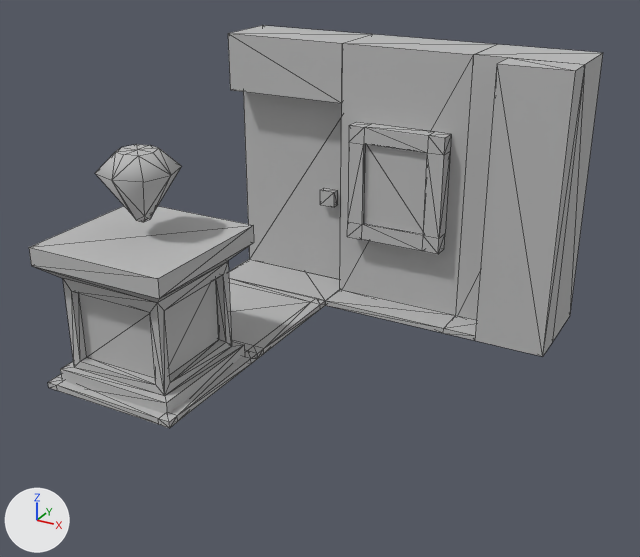
What one commit did to the Blender file meshes/building-tiles.blend.
Camera for both pictures: a camera (50 mm lens) standing at (3.54, -6.11, 3.03) and looking at (0.87, -1.27, 0.61). Lighting does not change. The marker at lower left points along +X, +Y and +Z. Mesh edges are drawn as thin lines.

The scene before the commit, as lines of its bpy script (objects in view):
```python
me_corner_mshmesh = bpy.data.meshes.new('corner_MSHMesh')
me_corner_mshmesh.from_pydata(...)  # 24 vertices, 36 faces; spans x -0.5..0.25, y 0.0..2.0, z -0.25..0.5
me_corner_mshmesh.materials.append(mat_lambert1)  # grey #bcbcbc
me_doormesh = bpy.data.meshes.new('doorMesh')
me_doormesh.from_pydata(...)  # 40 vertices, 48 faces; spans x -0.5..0.5, y 0.0..2.0, z -0.5..0.5
me_doormesh.materials.append(mat_lambert1_001)  # grey #bcbcbc
me_gem1_mshmesh = bpy.data.meshes.new('gem1_MSHMesh')
me_gem1_mshmesh.from_pydata(...)  # 26 vertices, 48 faces; spans x -0.25..0.25, y 1.092..1.562, z -0.25..0.25
me_gem1_mshmesh.materials.append(mat_lambert1_003)  # grey #bcbcbc
me_pedestal1_mshmesh = bpy.data.meshes.new('pedestal1_MSHMesh')
me_pedestal1_mshmesh.from_pydata(...)  # 92 vertices, 176 faces; spans x -0.5..0.5, y 0.0..1.0, z -0.5..0.5
me_pedestal1_mshmesh.materials.append(mat_lambert1_005)  # grey #bcbcbc
ob_2_corner_purple_msh = bpy.data.objects.new('2-corner_purple_MSH', me_corner_mshmesh)
ob_2_corner_purple_msh.location = (2.0, 0.0, 0.0)
ob_2_corner_purple_msh.rotation_euler = (1.571, 0.0, 0.0)  # degrees (90, 0, 0)
ob_door_purple_msh = bpy.data.objects.new('door_purple_MSH', me_doormesh)
ob_door_purple_msh.location = (0.0, 0.0, 0.0)
ob_door_purple_msh.rotation_euler = (1.571, 0.0, 0.0)  # degrees (90, 0, 0)
ob_gem_red_msh = bpy.data.objects.new('gem_red_MSH', me_gem1_mshmesh)
ob_gem_red_msh.location = (0.0, -2.0, 0.0)
ob_gem_red_msh.rotation_euler = (1.571, 0.0, 0.0)  # degrees (90, 0, 0)
ob_pedestal_basic_msh = bpy.data.objects.new('pedestal_basic_MSH', me_pedestal1_mshmesh)
ob_pedestal_basic_msh.location = (0.0, -2.0, 0.0)
ob_pedestal_basic_msh.rotation_euler = (1.571, 0.0, 0.0)  # degrees (90, 0, 0)
# also in view: 'painting_yellow_MSH' at (1.0, -0.31, 1.0); 'wall_purple_MSH' at (1.0, 0.0, 1.0); 'floor_purple_MSH' at (0.0, -1.0, 0.02)
```
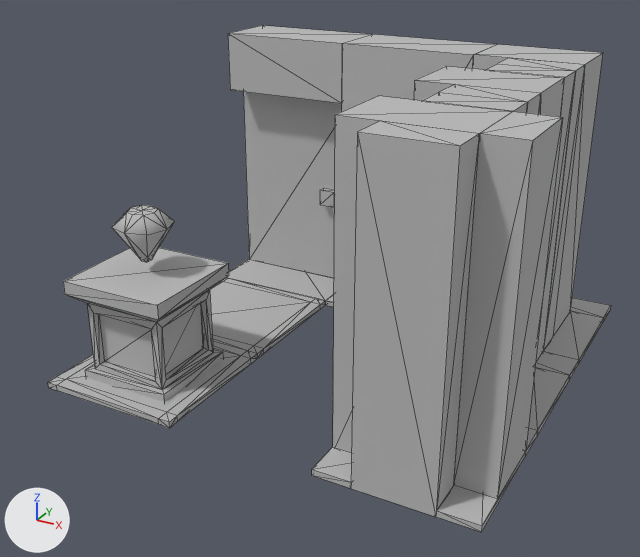
Commit message: Added 3-corner and 4-corner, scaled down pedestal and gem

Boxes [x1, y1, x2, y2] around the edits, measured in the pictures (640 x 557 px; the box of a moved part takes in the faces that stretch with it):
'corner_MSH.002', added
    after: [312, 92, 563, 532]
'2-corner_purple_MSH', reshaped
    before: [443, 44, 603, 356]
    after: [473, 44, 611, 363]
'pedestal_basic_MSH', reshaped (8% narrower, 19% shorter)
    before: [29, 206, 257, 428]
    after: [48, 248, 257, 428]
'3-corner_purple_MSH', added
    after: [414, 64, 579, 436]
'gem_red_MSH', mesh rescaled (27% narrower, 27% shorter)
    before: [95, 144, 182, 222]
    after: [112, 205, 175, 262]
part 2 of me_pedestal1_mshmesh, moved or reshaped
    before: [29, 206, 254, 414]
    after: [63, 248, 229, 402]
part 3 of me_corner_mshmesh, built on
    before: [475, 64, 579, 356]
    after: [506, 64, 611, 363]
'wall_purple_MSH', unchanged, covered by the edit
    before: [325, 34, 497, 333]
    after: [325, 34, 497, 307]
'painting_yellow_MSH', unchanged, covered by the edit
    before: [347, 122, 451, 254]

Diff of the bpy script that builds the scene:
```diff
--- a/meshes/building-tiles.blend.py
+++ b/meshes/building-tiles.blend.py
@@ mat_lambert1_004 @@
+mat_lambert1_004 = diffuse_material('lambert1.004')
+mat_lambert1_004.base_color = (0.5, 0.5, 0.5)  # grey #bcbcbc
@@ mat_lambert1_008 @@
+mat_lambert1_008 = diffuse_material('lambert1.008')
+mat_lambert1_008.base_color = (0.5, 0.5, 0.5)  # grey #bcbcbc
@@ me_pedestal1_mshmesh @@
 me_pedestal1_mshmesh.from_pydata(...)  # 92 vertices, 176 faces; spans x -0.5..0.5, y 0.0..1.0, z -0.5..0.5
 # used by ob_pedestal_basic_msh; location = (0.0, -2.0, 0.0); rotation_euler = (1.571, 0.0, 0.0), in degrees (90, 0, 0)
-me_pedestal1_mshmesh.materials.append(mat_lambert1_005)  # grey #bcbcbc
+# me_pedestal1_mshmesh part 2: the loose piece of 60 vertices spanning x -0.5..0.5, y 0.0..1.0, z -0.5..0.5 is scaled about the mesh origin by 0.75
+me_pedestal1_mshmesh.materials.append(mat_lambert1_003)  # grey #bcbcbc
@@ me_gem1_mshmesh @@
 me_gem1_mshmesh.from_pydata(...)  # 26 vertices, 48 faces; spans x -0.25..0.25, y 1.092..1.562, z -0.25..0.25
 # used by ob_gem_red_msh; location = (0.0, -2.0, 0.0); rotation_euler = (1.571, 0.0, 0.0), in degrees (90, 0, 0)
+# me_gem1_mshmesh part 1: the whole mesh is scaled about the mesh origin by 0.75
 me_gem1_mshmesh.materials.append(mat_lambert1_003)
@@ me_corner_mshmesh @@
 # used by ob_2_corner_purple_msh; location = (2.0, 0.0, 0.0); rotation_euler = (1.571, 0.0, 0.0), in degrees (90, 0, 0)
-me_corner_mshmesh.from_pydata(...)  # 24 vertices, 36 faces; spans x -0.5..0.25, y 0.0..2.0, z -0.25..0.5
-me_corner_mshmesh.materials.append(mat_lambert1)  # grey #bcbcbc
+me_corner_mshmesh.from_pydata(...)  # 40 vertices, 60 faces; spans x -0.5..0.5, y 0.0..2.0, z -0.5..0.5
+# me_corner_mshmesh part 3
+# 14 faces are deleted
+# 16 vertices are added at x -0.5..0.5, y 0.0..0.04, z -0.5..0.5
+# 38 new faces join them
+me_corner_mshmesh.materials.append(mat_lambert1_004)  # grey #bcbcbc
@@ me_corner_mshmesh_002 @@
+me_corner_mshmesh_002.from_pydata(...)  # a box spanning x -0.25..0.25, y 0.04..2.0, z -0.5..-0.25; a box spanning x 0.25..0.5, y 0.0..0.04, z -0.25..0.5; a box spanning x -0.5..0.5, y 0.0..0.04, z -0.5..-0.25; a box spanning x -0.25..0.25, y 0.0..2.0, z 0.25..0.5; a box spanning x -0.5..-0.25, y 0.0..0.04, z 0.25..0.5; a box spanning x -0.5..0.25, y 0.0..2.0, z -0.25..0.25
+me_corner_mshmesh_002.materials.append(mat_lambert1_008)  # grey #bcbcbc
@@ me_corner_mshmesh_003 @@
+me_corner_mshmesh_003.from_pydata(...)  # a box spanning x 0.25..0.5, y 0.04..2.0, z -0.25..0.25; a box spanning x -0.25..0.25, y 0.04..2.0, z -0.5..-0.25; a box spanning x 0.25..0.5, y 0.0..0.04, z -0.25..0.5; a box spanning x -0.5..0.5, y 0.0..0.04, z -0.5..-0.25; a box spanning x -0.25..0.25, y 0.0..2.0, z 0.25..0.5; a box spanning x -0.5..-0.25, y 0.0..0.04, z 0.25..0.5; a box spanning x -0.5..0.25, y 0.0..2.0, z -0.25..0.25
+me_corner_mshmesh_003.materials.append(mat_lambert1)  # grey #bcbcbc
@@ ob_3_corner_purple_msh @@
+ob_3_corner_purple_msh = bpy.data.objects.new('3-corner_purple_MSH', me_corner_mshmesh_002)
+ob_3_corner_purple_msh.location = (2.0, -1.0, 0.0)
+ob_3_corner_purple_msh.rotation_euler = (1.571, 0.0, 0.0)  # degrees (90, 0, 0)
@@ ob_corner_msh_002 @@
+ob_corner_msh_002 = bpy.data.objects.new('corner_MSH.002', me_corner_mshmesh_003)
+ob_corner_msh_002.location = (2.0, -2.0, 0.0)
+ob_corner_msh_002.rotation_euler = (1.571, 0.0, 0.0)  # degrees (90, 0, 0)
```
